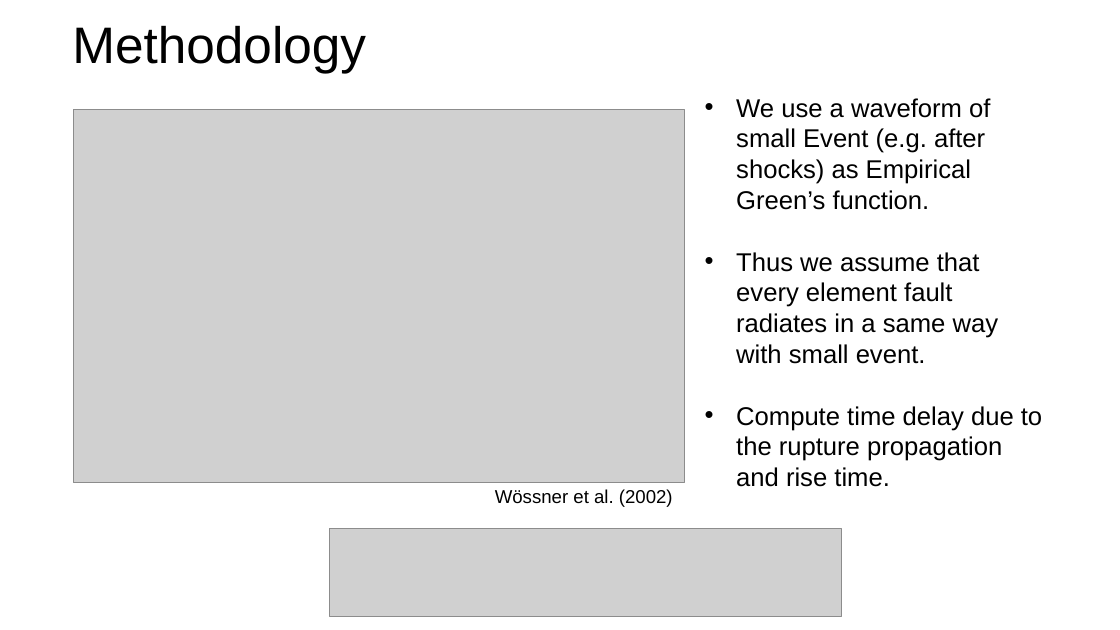
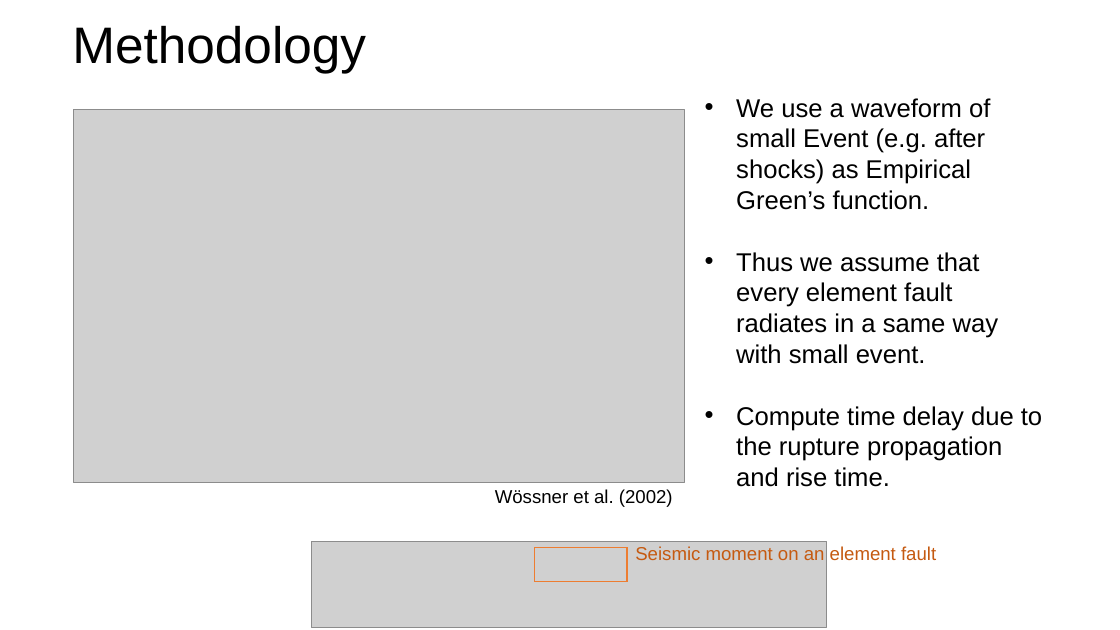
Before and after one commit to kura-okubo/EGF_technique_excercise, a slide deck: slide 5 of fig/EGF_exercise_v01.pptx. Drawn at 1120x630 pixels with LibreOffice and Linux fonts; fonts in the diff are those of the drawing; grey boxes stand for pictures. Boxes give left, top, right and bottom in pixels: in the first picture for what was removed or moved away, otherwise in the second. Text is boxed around its words. In the diff, an @@ line names an element or a change of style, - is before the commit and + after.

```diff
--- a/fig/EGF_exercise_v01.pptx
+++ b/fig/EGF_exercise_v01.pptx
@@ picture: place and size @@
-picture at (329, 528, 841, 616)
+picture at (311, 541, 827, 628)
@@ rectangle added at (534, 548, 627, 581), outline #ED7D31 1 pt @@
@@ text added at (635, 546, 936, 560), 16 pt, text #C55A11 @@
+Seismic moment on an element fault
```
Also in this commit, not shown: 1 other slide changed, 3 other files.
